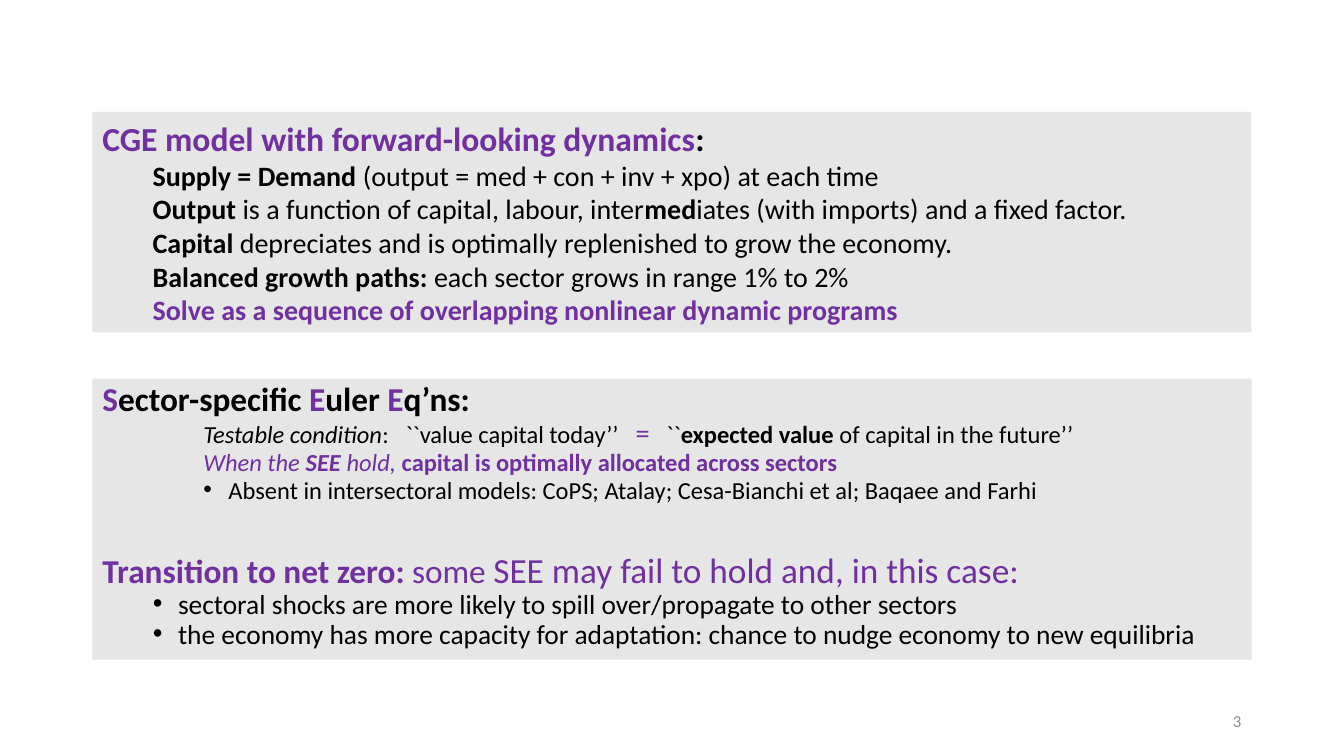
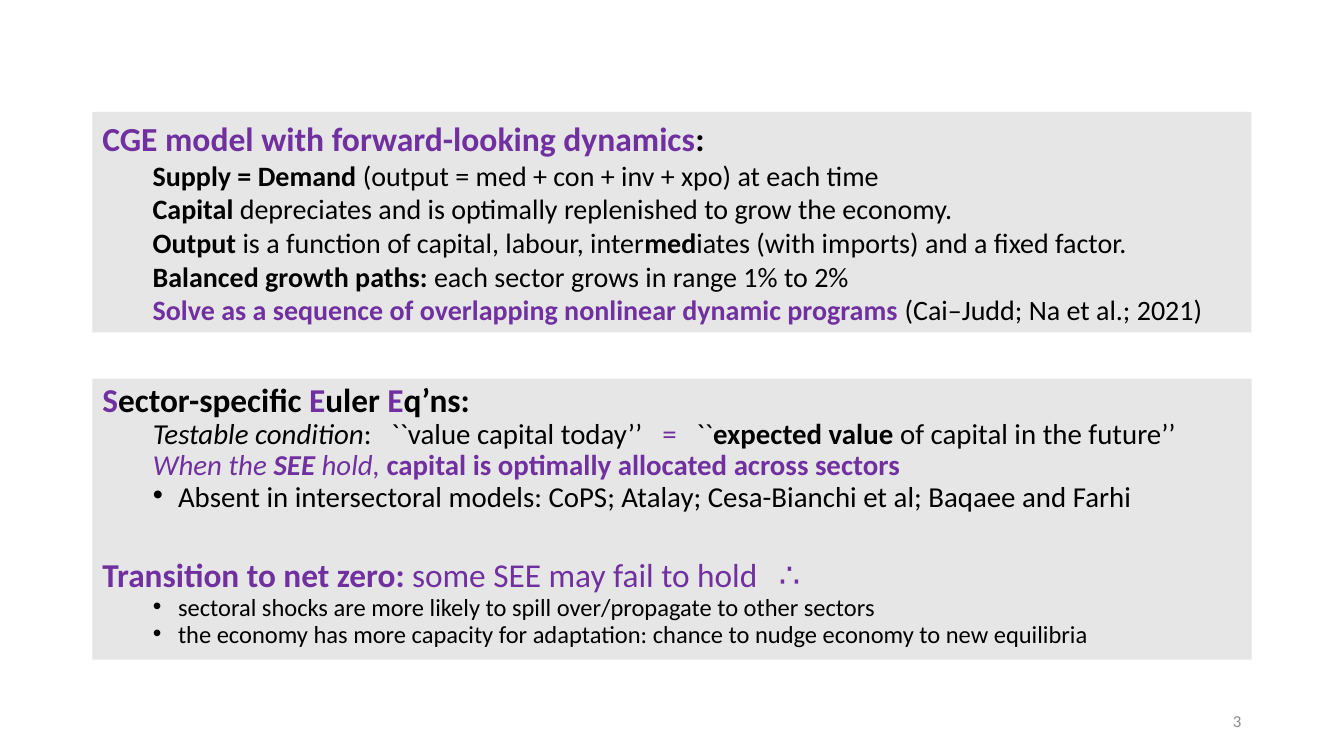
Before and after one commit to patrickocal/gladstone, a slide deck: slide 3 of powerpoint/glad-slides.pptx. Drawn at 1344x756 pixels with LibreOffice and Linux fonts; fonts in the diff are those of the drawing; grey boxes stand for pictures. Boxes give left, top, right and bottom in pixels: in the first picture for what was removed or moved away, otherwise in the second. Text is boxed around its words. In the diff, an @@ line names an element or a change of style, - is before the commit and + after.

```diff
--- a/powerpoint/glad-slides.pptx
+++ b/powerpoint/glad-slides.pptx
@@ text in rectangle at (x1=153, y1=199, x2=952, y2=224): paragraph added @@
+  Capital depreciates and is optimally replenished to grow the economy.
@@ text in rectangle at (x1=153, y1=233, x2=952, y2=258): paragraph removed @@
-  Capital depreciates and is optimally replenished to grow the economy.
@@ text in rectangle at (x1=153, y1=299, x2=1202, y2=325): text changed @@
-  Solve as a sequence of overlapping nonlinear dynamic programs
+  Solve as a sequence of overlapping nonlinear dynamic programs (Cai–Judd; Na et al.; 2021)
@@ text at (x1=153, y1=423, x2=1175, y2=648): size 17.5 to 20.6 pt in "Testable condition: ``value capital today’’ ``expected value ...", "When the SEE hold, capital is optimally ...", "Absent in intersectoral models: CoPS; Atalay; Cesa-Bianchi ..."; size 20.3 to 20.6 pt in "="; size 19.6 to 17.5 pt in "sectoral shocks are more likely to spill ...", "the economy has more capacity for adaptation: ..."; list level 3 to 2 in "Testable condition: ``value capital today’’ ..."; list level 3 to 2 in "When the SEE hold, capital ..."; list level 3 to 2 in "Absent in intersectoral models: CoPS; ..." @@
@@ text at (x1=102, y1=563, x2=757, y2=593): text changed; size 25.2 to 23.8 pt; bold on @@
-Transition to net zero: some SEE may fail to hold and, in this case:
+Transition to net zero: some SEE may fail to hold
@@ text added at (x1=769, y1=549, x2=806, y2=600), 24 pt, text #7030A0 @@
+∴
```
Also in this commit, not shown: 4 other slides changed, 1 other file.
